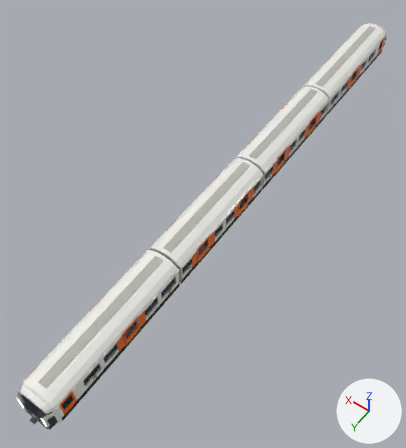
The glTF model glasgow-subway/models/train.glb: old version first, new version second.
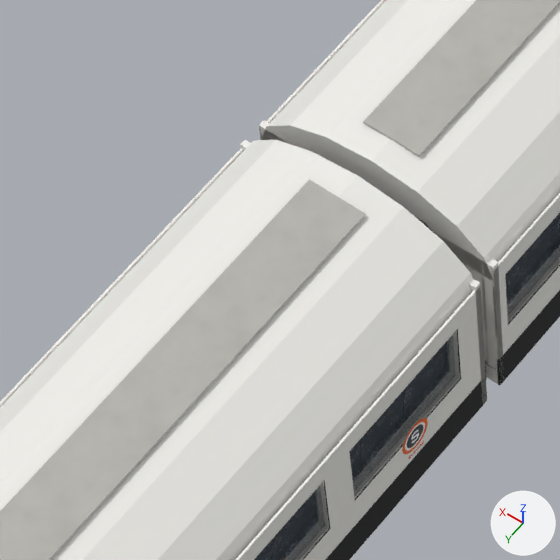
The first picture shows the older version from a 50 mm lens placed at (-12.5, 22.7, 28.8), pointed at (0.9, 3.9, -0.7). The close-ups show the older and then the newer version on the part from 28% to 47% of the width and 52% to 69% of the height of that picture. Only the edits that show in the close-ups are written down. Arrows for +X, +Y and +Z are at lower right; the lights stay in place. Where no turn or scale is listed for an object, it has been applied to the vertices. Vertices at exactly the same position are counted once.

In view in the first close-up: 'car_0_exterior', 'car_0_glass', 'car_0_saloon', 'car_1_exterior', 'car_1_glass' and 1 more.
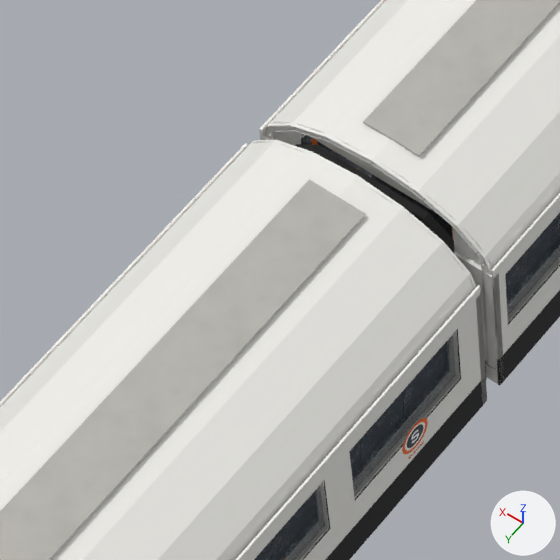
What differs and where, as boxes [x1, y1, x2, y2] in the close-ups (560 x 560 px; the box of a moved part takes in the faces that stretch with it):
part 1 of me_car_0_exterior, rebuilt (6% narrower, 9% shorter): before [240, 140, 481, 302]; after [248, 141, 474, 288]
part 2 of me_car_0_exterior, moved or reshaped (not visible before): after [410, 211, 439, 237]
part 3 of me_car_1_exterior, rebuilt (6% shorter): before [259, 120, 499, 280]; after [264, 122, 492, 272]
part 4 of me_car_1_exterior, moved or reshaped (mostly hidden before): before [416, 217, 435, 234]; after [295, 144, 455, 254]

The change, as a diff of the scene's bpy script:
```diff
--- a/glasgow-subway/models/train.glb.py
+++ b/glasgow-subway/models/train.glb.py
@@ me_car_0_exterior @@
 # used by ob_car_0_exterior; location = (0.0, 0.0, 0.0)
-me_car_0_exterior.from_pydata(...)  # 1071 vertices, 1716 faces; spans x -1.16..1.16, y 9.0..19.88, z 0.36..2.63
+me_car_0_exterior.from_pydata(...)  # 1082 vertices, 1712 faces; spans x -1.16..1.16, y 9.0..19.88, z 0.36..2.63
+# me_car_0_exterior part 1: the loose piece of 8 vertices spanning x -1.16..1.16, y 9.16..9.22, z 1.95..2.15 is rebuilt with 19 vertices and now spans x -1.16..1.16, y 9.19, z 1.95..2.62
+# me_car_0_exterior part 2: 8 vertices moved from x -0.78..0.78, y 9.06..9.15, z 2.0..2.2 to x -0.78..0.78, y 9.06..9.15, z 2.2..2.38
+# other edits to the shape of me_car_0_exterior do not show in these pictures
 me_car_0_exterior.materials.append(mat_skirt_black)
@@ me_car_1_exterior @@
 # used by ob_car_1_exterior; location = (0.0, 0.0, 0.0)
-me_car_1_exterior.from_pydata(...)  # 842 vertices, 1322 faces; spans x -1.16..1.16, y -0.01..9.08, z 0.36..2.63
+me_car_1_exterior.from_pydata(...)  # 864 vertices, 1314 faces; spans x -1.16..1.16, y -0.01..9.08, z 0.36..2.63
+# me_car_1_exterior part 3: the loose piece of 8 vertices spanning x -1.16..1.16, y 8.93..8.98, z 1.95..2.15 is rebuilt with 19 vertices and now spans x -1.16..1.16, y 8.95, z 1.95..2.62
+# me_car_1_exterior part 4: 8 vertices moved from x -0.78..0.78, y 8.98..9.08, z 2.0..2.2 to x -0.78..0.78, y 8.98..9.08, z 2.2..2.38
+# other edits to the shape of me_car_1_exterior do not show in these pictures
 me_car_1_exterior.materials.append(mat_skirt_black)
```
